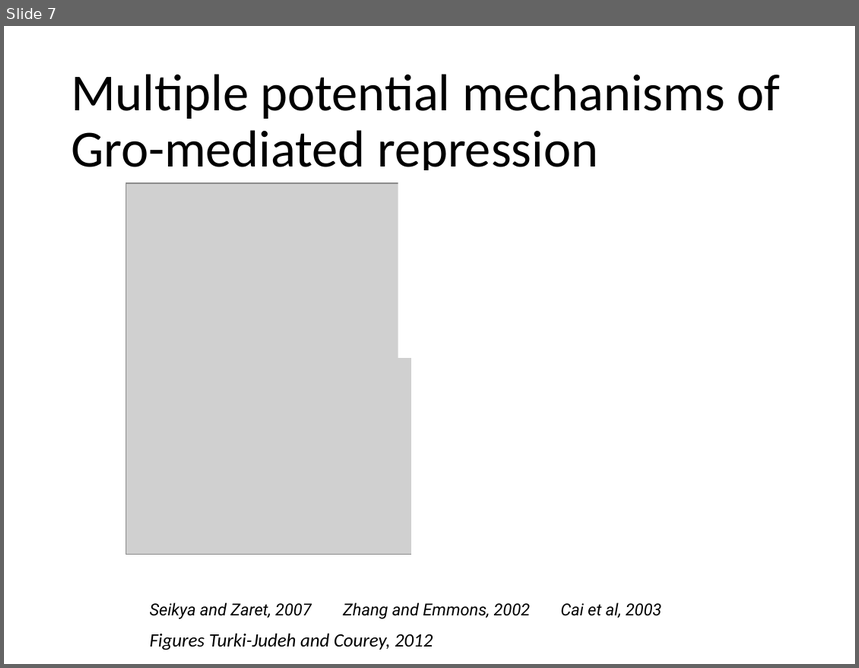
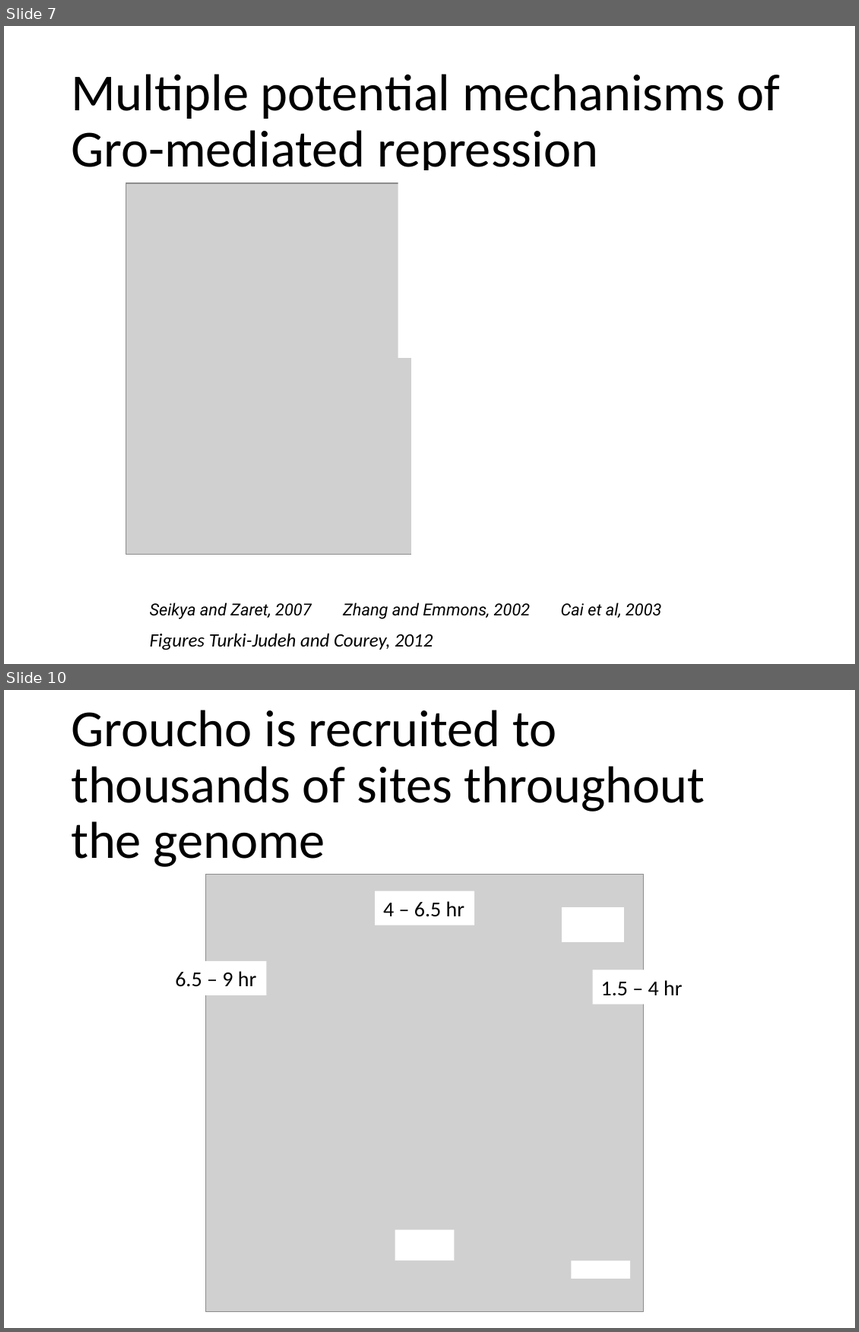
Before and after one commit to mdchambers/dissertation, a slide deck: presentations/defense.pptx. Shown one above the other, each under a label of ours: slide 7 before the commit, slides 7 and 10 after it; the slides between them are not shown. The pictures are 859x668 and 859x1332 pixels, drawn with LibreOffice and Linux fonts; fonts in the diff are those of the drawing; grey boxes stand for pictures. Boxes give left, top, right and bottom in pixels: in the first picture for what was removed or moved away, otherwise in the second. Text is boxed around its words. In the diff, an @@ line names an element or a change of style, - is before the commit and + after.

```diff
--- a/presentations/defense.pptx
+++ b/presentations/defense.pptx
@@ slide 10 added at (x1=4, y1=690, x2=855, y2=1328), background #FFFFFF @@
@@ title added at (x1=71, y1=710, x2=705, y2=867), 44 pt, text #000000 @@
+Groucho is recruited to thousands of sites throughout the genome
@@ group added at (x1=167, y1=875, x2=693, y2=1312): 6 rectangles, 1 picture @@
+1.5 – 4 hr
+4 – 6.5 hr
+6.5 – 9 hr
```
Also in this commit, not shown: 3 slides changed, 11 other slides added, 1 slide removed, 7 other files.
